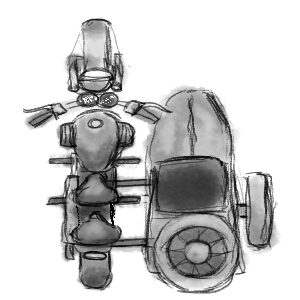
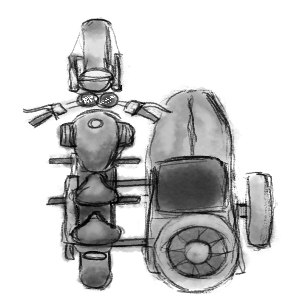
The second 300 × 300 image is a revision of the first. Changes to its layers:
painted on "SteeringWheel Outline" over [66, 55, 131, 91]
painted on "SteeringWheel Color" over [21, 55, 170, 132]
painted on "Motorcycle Outline" over [72, 201, 126, 235]
painted on "Sidecar Outline" over [150, 160, 278, 295]
painted on "Sidecar Color" over [140, 84, 282, 255]
hid "Background" over [21, 55, 282, 295]
